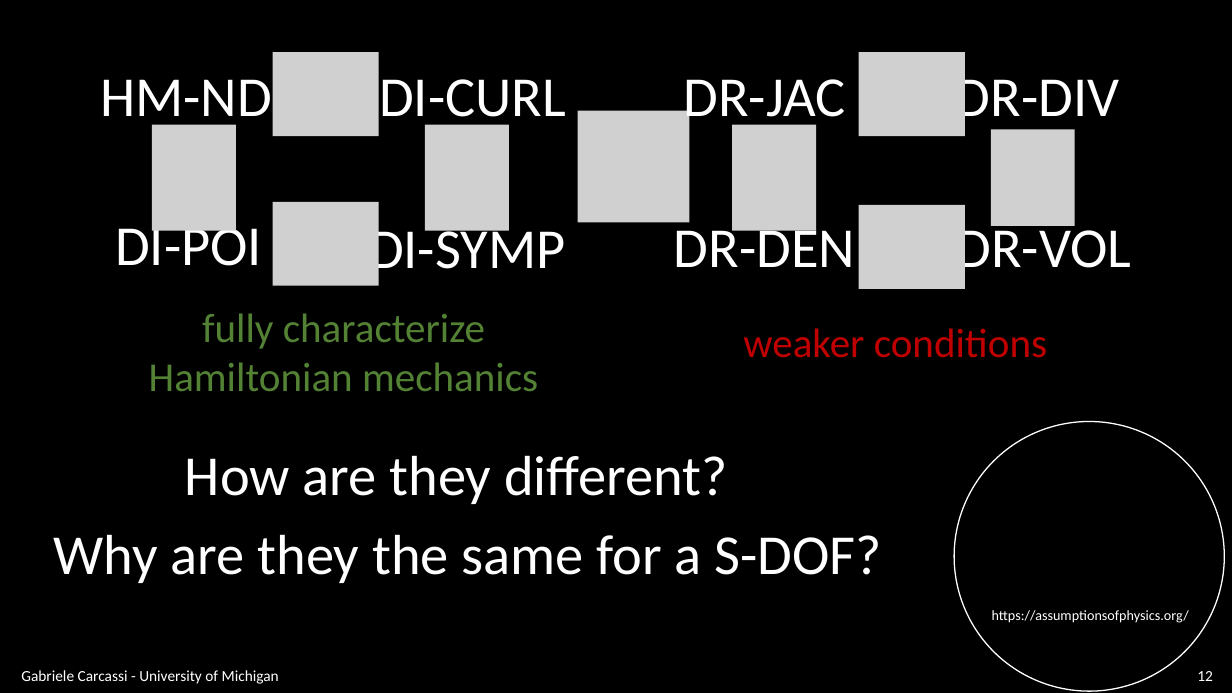
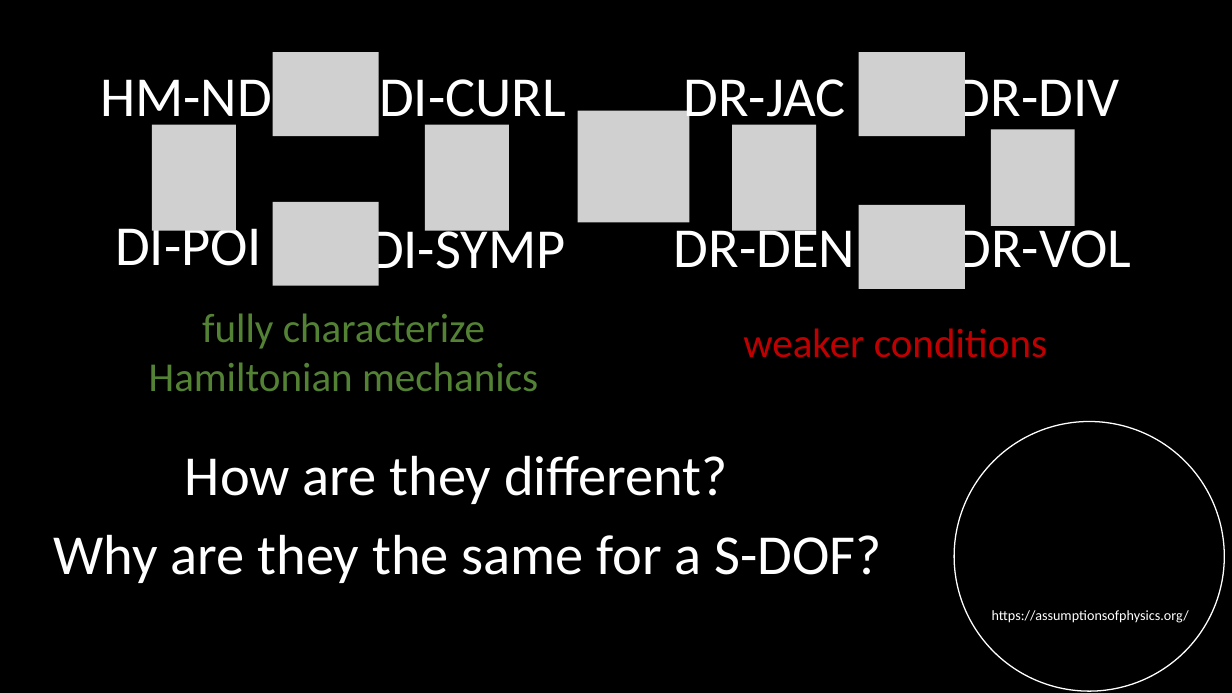
Before and after one commit to assumptionsofphysics/slides, a slide deck: slide 12 of BookCompanions-v2/RP-Class-4.pptx. Drawn at 1232x693 pixels with LibreOffice and Linux fonts; fonts in the diff are those of the drawing; grey boxes stand for pictures; background and template pictures are left out. Boxes give left, top, right and bottom in pixels: in the first picture for what was removed or moved away, otherwise in the second. Text is boxed around its words. In the diff, an @@ line names an element or a change of style, - is before the commit and + after.

```diff
--- a/BookCompanions-v2/RP-Class-4.pptx
+++ b/BookCompanions-v2/RP-Class-4.pptx
@@ text removed at bbox=[21, 670, 279, 684] @@
-Gabriele Carcassi - University of Michigan
@@ page number removed at bbox=[1197, 671, 1213, 681] @@
-12
```
Also in this commit, not shown: 59 other slides changed, 6 slides added, 6 slides removed, 8 other files.
